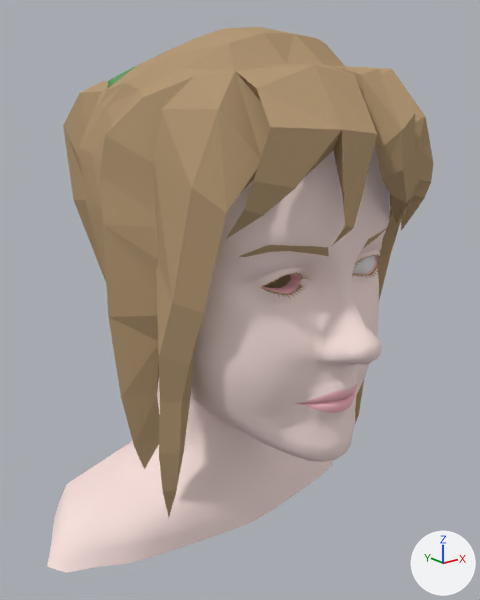
The Blender file blenderFiles/tia_complete.blend: old version first, new version second.
One viewpoint serves both versions: a camera (50 mm lens) standing at (-12.81, -15.94, 4.68) and looking at (0.47, 0.66, -1.96). Arrows for +X, +Y and +Z are at lower right; the lights stay in place.

Objects in the first picture: 'facePlane', 'hairPlane'.
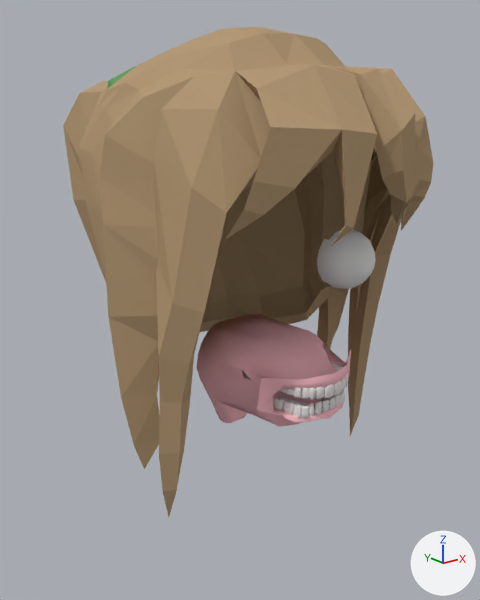
Edits to the bpy script that builds the scene:
```text
Change ob_faceplane:
    add ob_faceplane.hide_viewport = True
```

Location of each change, [x1, y1, x2, y2] in pixels of the pictures (480 x 600 px):
'facePlane', hidden
    before: [47, 149, 391, 573]
'insideMouth', unchanged, uncovered by the edit
    after: [196, 313, 351, 426]
'eyePlane', unchanged, uncovered by the edit
    before: [353, 256, 375, 274]
    after: [317, 229, 375, 289]
